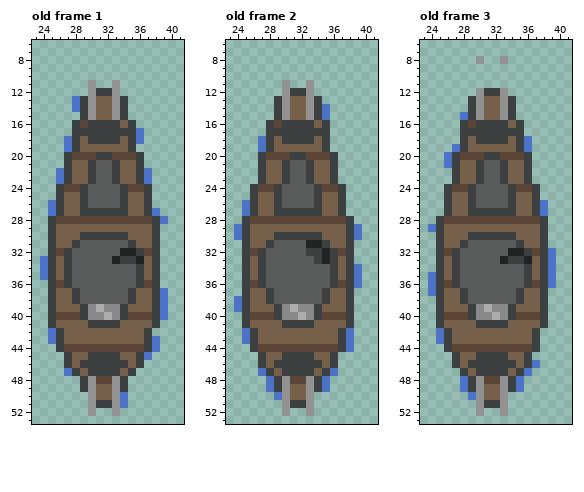
One commit to this pixel-art file: resources/images/characters/ShipMedium.aseprite. That is the earlier state.
64x64 pixels, 4 frames. Shown: old frame 1: x 23..41, y 6..53; old frame 2: x 23..41, y 6..53; old frame 3: x 23..41, y 6..53. The commit also changed other frames, which this record leaves out.
Once edited:
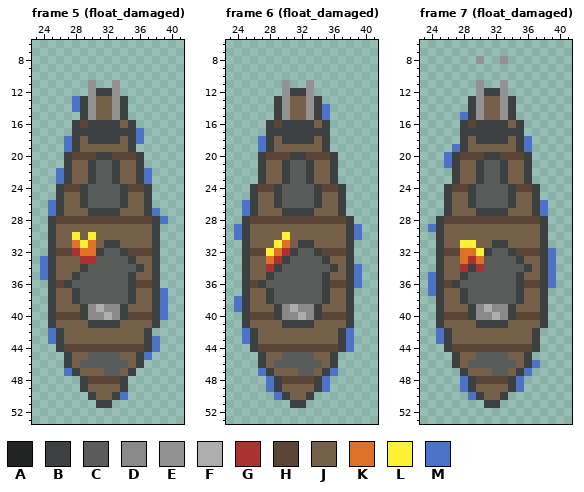
Palette (. is transparent): A #222424  B #3d4040  C #5a5b5b  D #898989  E #929292  F #adadad  G #ac3232  H #5b4536  J #766049  K #df7126  L #fbf236  M #4d73c8
A new or re-ordered frame is compared with the old frame closest to it.
From old to new:
frames 4 -> 12
Frame 5 (float_damaged) is new; against old frame 1:
y 27: x 29 B -> J; x 34 B -> J
y 30: x 28..34 JBBBBBB -> LJLJJJJ
y 31: x 28..35 BCCCCCCB -> KLKJBBJJ
y 32: x 27..31 BCCCC -> HGKKB; x 34..36 AAB -> BHH
y 33: x 27..30 BCCC -> JJGG; x 33..34 AB -> CC; x 36 A -> J
y 34: x 27..29 BCC -> JJB
y 35: x 27..28 BC -> JB; x 35..36 CB -> BJ
y 36: x 35..36 CB -> BH
y 45: x 30..33 BBBB -> CCCC
y 46: x 29..34 BBBBBB -> CCCCCC
y 47: x 30..33 BBBB -> JJCC
y 48: x 30 E -> H; x 33 E -> H
y 49: x 30 E -> J; x 33 E -> J
y 50: x 30 E -> B; x 33 E -> B
y 51: x 30 E -> .; x 33..34 EM -> ..
y 52: x 30 E -> .; x 33 E -> .
Frame 6 (float_damaged) is new; against old frame 2:
y 27: x 29 B -> J; x 34 B -> J
y 30: x 29..34 BBBBBB -> JLJJJJ
y 31: x 28..35 BCCCCAAB -> JLKJBBJJ
y 32: x 27..31 BCCCC -> HLKGB; x 33 B -> C; x 35..36 AB -> HH
y 33: x 27..30 BCCC -> JKGB; x 34..36 BAB -> CBJ
y 34: x 27..29 BCC -> JGB
y 35: x 27..28 BC -> JB; x 35..36 CB -> BJ
y 36: x 35..36 CB -> BH
y 45: x 30..33 BBBB -> CCCC
y 46: x 29..34 BBBBBB -> CCCCCC
y 47: x 30..33 BBBB -> JJCC
y 48: x 30 E -> H; x 33 E -> H
y 49: x 30 E -> J; x 33 E -> J
y 50: x 30 E -> B; x 33 E -> B
y 51..52: x 30 E -> .; x 33 E -> .
Frame 7 (float_damaged) is new; against old frame 3:
y 11: x 30 . -> E; x 33 . -> E
y 27: x 29 B -> J; x 34 B -> J
y 30: x 29..34 BBBBBB -> JJJJJJ
y 31: x 28..35 BCCCCCCB -> LLJJBBJJ
y 32: x 27..31 BCCCC -> HKKLB; x 34..36 AAB -> BHH
y 33: x 27..30 BCCC -> JKGK; x 33..34 AB -> CC; x 36 A -> J
y 34: x 27..30 BCCC -> JGBG
y 35: x 27..28 BC -> JB; x 35..36 CB -> BJ
y 36: x 35..36 CB -> BH
y 45: x 30..33 BBBB -> CCCC
y 46: x 29..34 BBBBBB -> CCCCCC
y 47: x 30..33 BBBB -> JJCC
y 48: x 30 E -> H; x 33 E -> H
y 49: x 30 E -> J; x 33 E -> J
y 50: x 30 E -> B; x 33 E -> B
y 51..52: x 30 E -> .; x 33 E -> .
Where, in picture pixels (left, top, right, bottom), the same in both pictures:
changed: (64, 208, 144, 288)
changed: (80, 352, 128, 416)
changed: (258, 208, 338, 288)
changed: (274, 352, 322, 416)
added: (476, 80, 508, 88)
changed: (452, 208, 532, 288)
changed: (468, 352, 516, 416)
